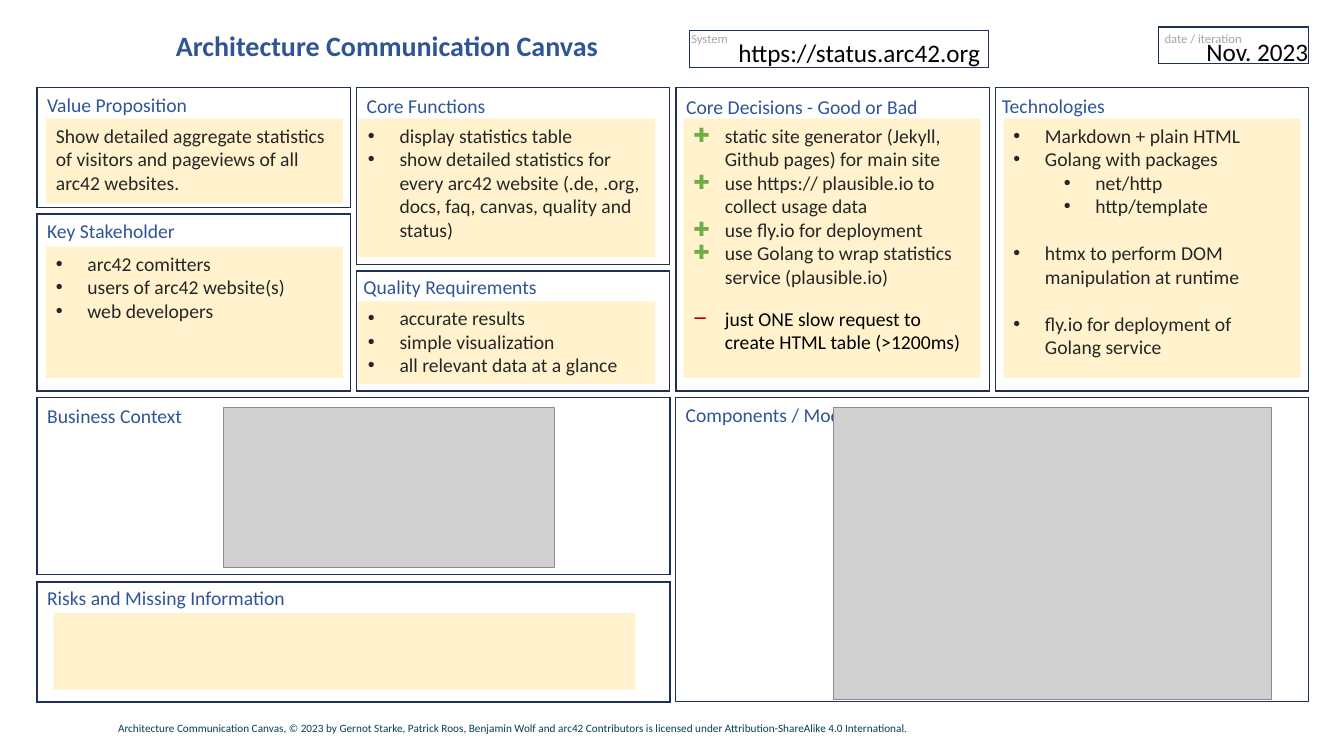
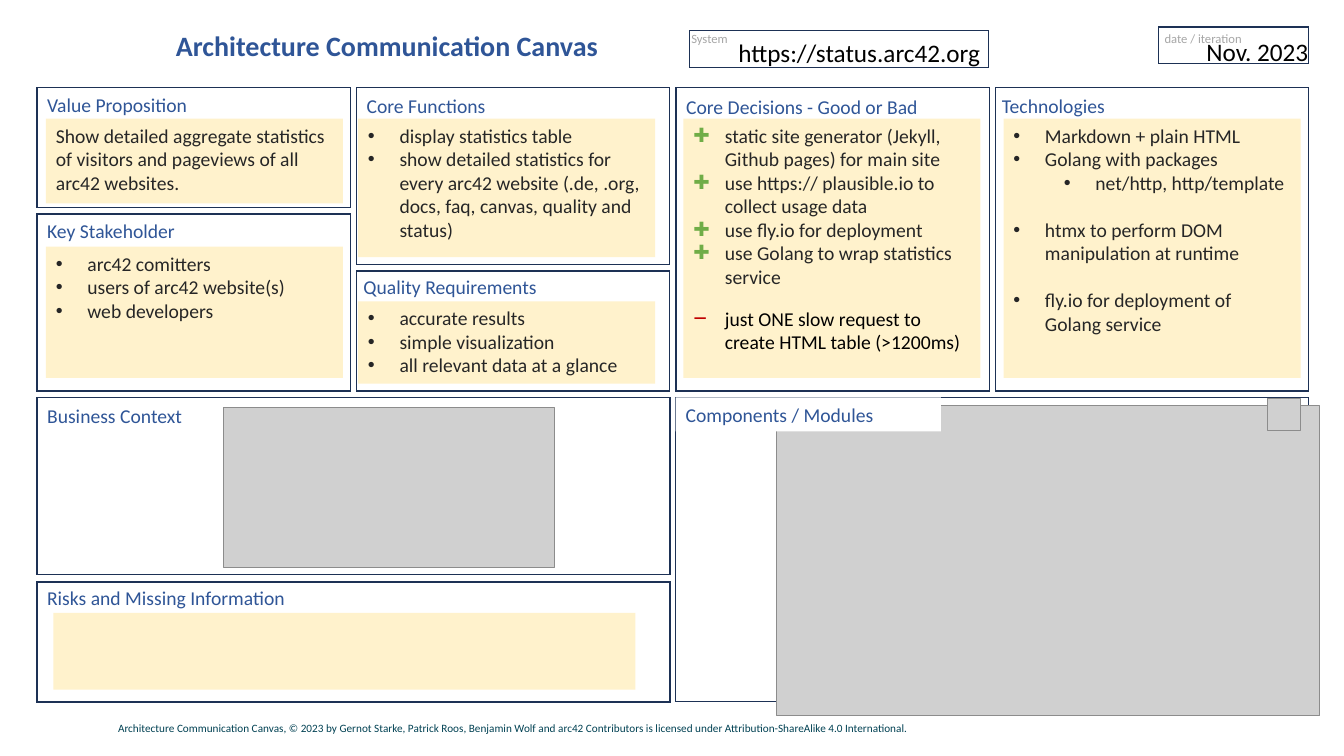
Before and after one commit to arc42/status.arc42.org-site, a slide deck: slide 1 of docs/canvas-status-arc42-org.pptx. Drawn at 1344x756 pixels with LibreOffice and Linux fonts; fonts in the diff are those of the drawing; grey boxes stand for pictures; background and template pictures are left out. Boxes give left, top, right and bottom in pixels: in the first picture for what was removed or moved away, otherwise in the second. Text is boxed around its words. In the diff, an @@ line names an element or a change of style, - is before the commit and + after.

```diff
--- a/docs/canvas-status-arc42-org.pptx
+++ b/docs/canvas-status-arc42-org.pptx
@@ text in rectangle at [1095, 176, 1284, 193]: text changed @@
-  • net/http
-  • http/template
+  • net/http, http/template
@@ text in rectangle at [725, 246, 951, 284]: text changed @@
-✚ use Golang to wrap statistics service (plausible.io)
+✚ use Golang to wrap statistics service
@@ rectangle added at [676, 397, 941, 432], fill #FFFFFF, 14 pt, text #2F5597 @@
+Components / Modules
@@ text removed at [686, 405, 874, 427] @@
-Components / Modules
@@ picture: place and size @@
-picture at [834, 408, 1271, 700]
+picture at [776, 406, 1320, 717]
@@ picture added at [1268, 398, 1301, 431] @@
```
Also in this commit, not shown: 2 other files.
